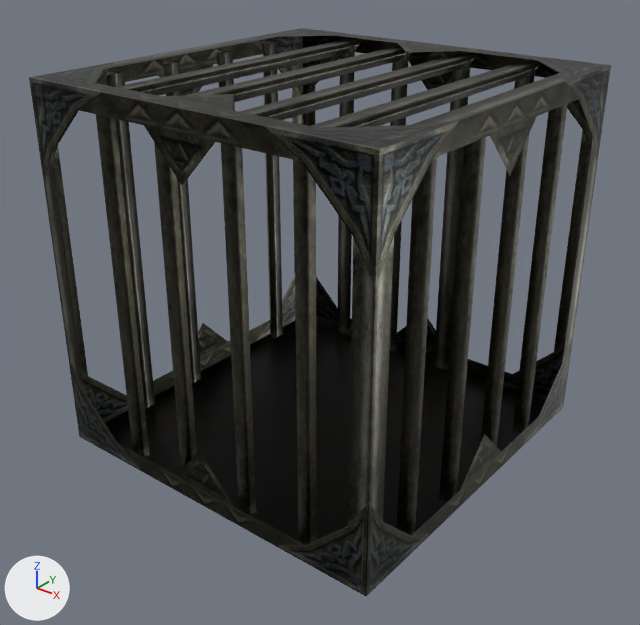
The glTF model Project/object/stage/destructable/resource/model/Cage.gltf as it was, and as the next commit left it.
One viewpoint serves both versions: a 50 mm lens placed at (2.69, -3.44, 1.82), pointed at (0.04, -0.12, -0.24). Lighting does not change. The marker at lower left points along +X, +Y and +Z.

Names of what the first picture shows: 'CageMesh'.
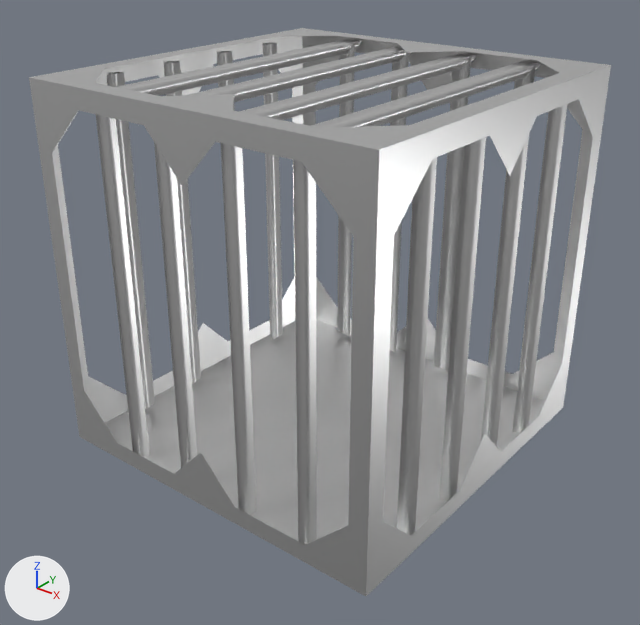
Changed parts and their boxes (x1, y1, x2, y2) in the pictures (640 x 625 px):
'CageMesh', surface changed (black to grey): (29, 28, 611, 596) in both

The change, as a diff of the scene's bpy script:
```diff
--- a/Project/object/stage/destructable/resource/model/Cage.gltf.py
+++ b/Project/object/stage/destructable/resource/model/Cage.gltf.py
@@ mat_cage @@
 n2 = _N.new('ShaderNodeMix'); n2.name = 'Mix'
 n2.inputs[0].default_value = 1.0  # 'Factor'
+n2.inputs[7].default_value = (0.8, 0.8, 0.8, 1.0)  # 'B', white #e7e7e7
 n3 = _N.new('ShaderNodeVertexColor'); n3.name = 'Color Attribute'
-n4 = _N.new('ShaderNodeTexImage'); n4.name = 'Image Texture'
-n4.image = img_cage
 _L.new(n0.outputs[0], n1.inputs[0])  # 'BSDF' to 'Surface'
 _L.new(n2.outputs[2], n0.inputs[0])  # 'Result' to 'Base Color'
-_L.new(n3.outputs[0], n2.inputs[7])  # 'Color' to 'B'
-_L.new(n4.outputs[0], n2.inputs[6])  # 'Color' to 'A'
+_L.new(n3.outputs[0], n2.inputs[6])  # 'Color' to 'A'
```
